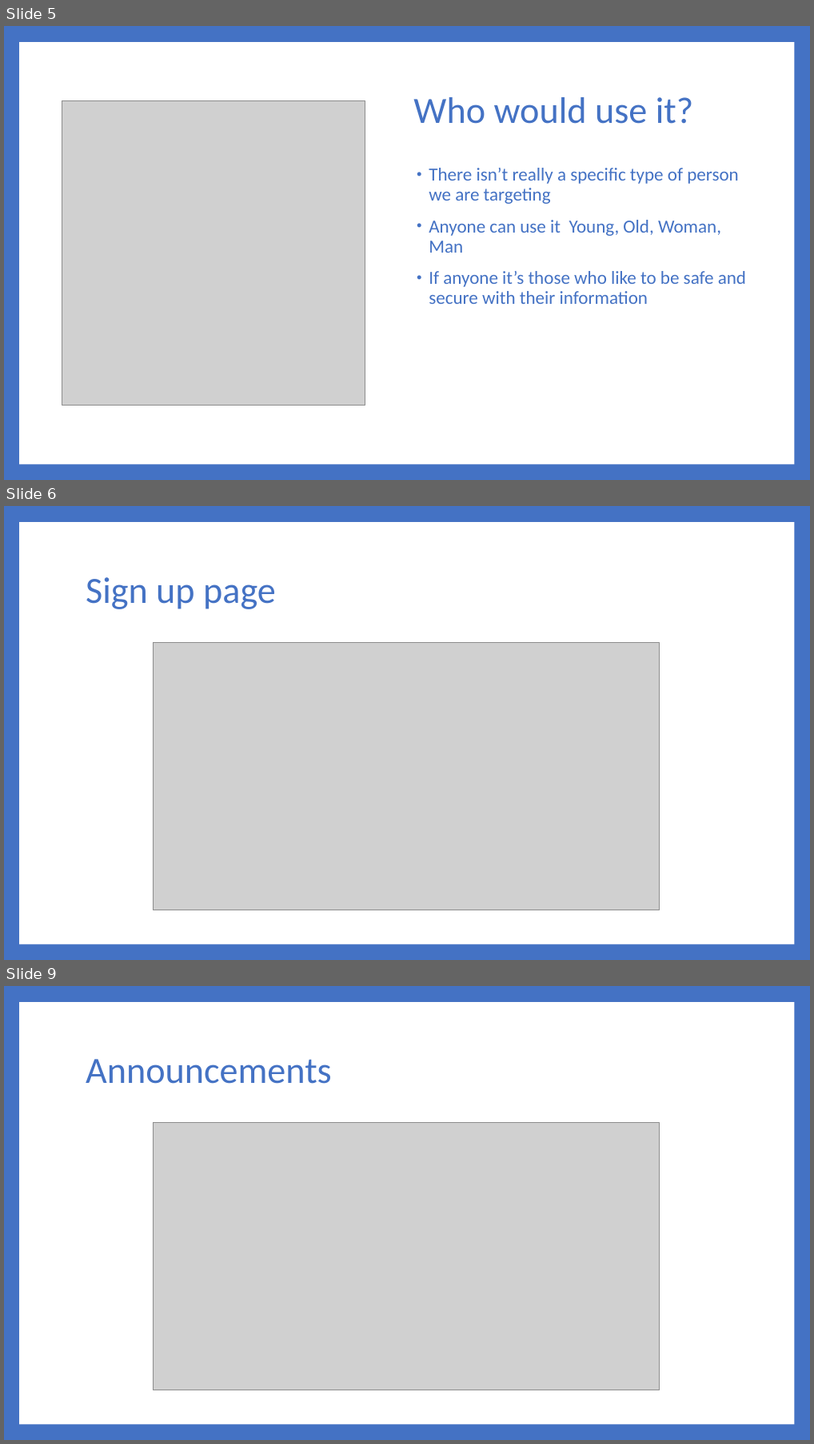
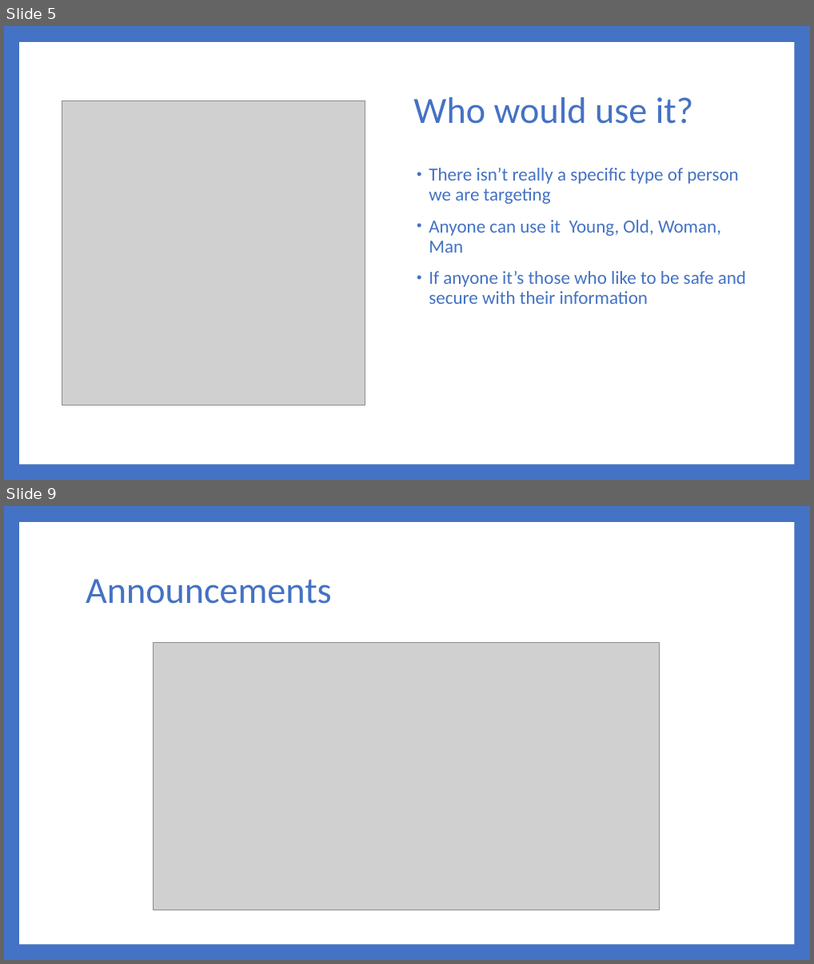
Before and after one commit to Dwaddle26/EncryptNotes, a slide deck: Phase 4 Documentation/Team_2_Presentation_4.pptx. Shown one above the other, each under a label of ours: slides 5, 6 and 9 before the commit, slides 5 and 9 after it; the slides between them are not shown. The pictures are 814x1444 and 814x964 pixels, drawn with LibreOffice and Linux fonts; fonts in the diff are those of the drawing; grey boxes stand for pictures. Boxes give left, top, right and bottom in pixels: in the first picture for what was removed or moved away, otherwise in the second. Text is boxed around its words. In the diff, an @@ line names an element or a change of style, - is before the commit and + after.

```diff
--- a/Phase 4 Documentation/Team_2_Presentation_4.pptx
+++ b/Phase 4 Documentation/Team_2_Presentation_4.pptx
@@ slide 6 removed at (4,506,810,960), background #4472C4; not listed: 1 template element that a slide beside it also shows @@
@@ title removed at (86,577,276,609) @@
-Sign up page
@@ picture removed at (153,642,659,909) @@
```
Also in this commit, not shown: 2 slides changed, 2 slides added, 1 other slide removed.
